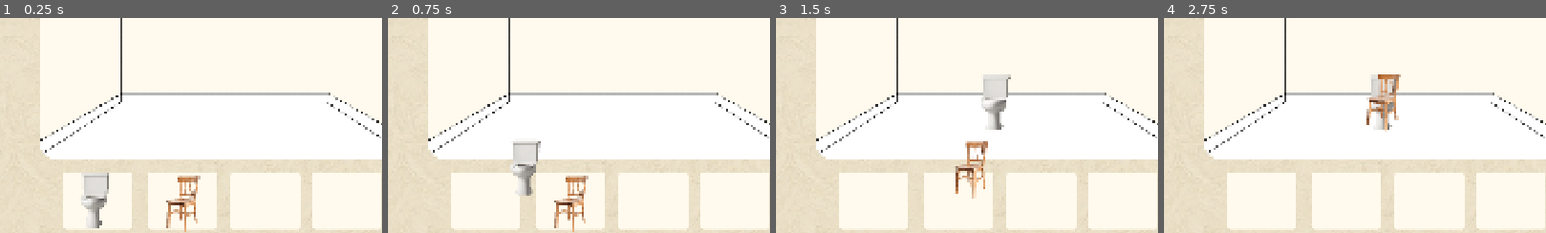
Above: before the commit, frames 1-4 (left to right).
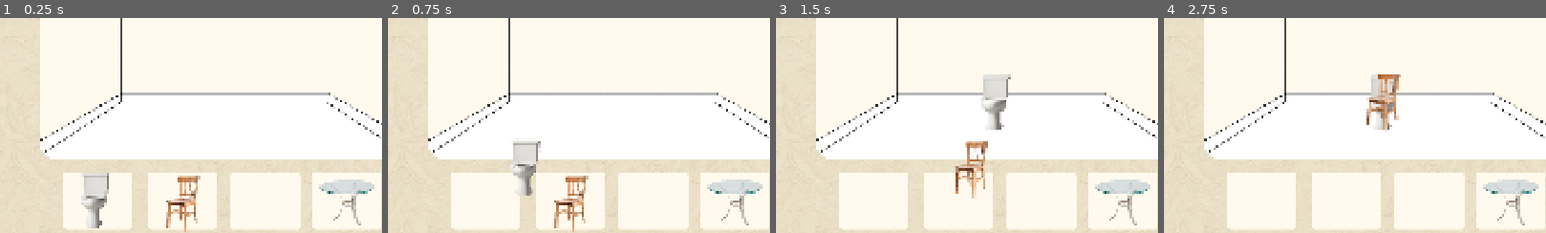
Above: after the commit, the same moments.

Repository: wgold152/hackathon
Game: Godot game, scene res://scenes/main.tscn
The game is run twice, just before and just after one commit, with the same random seed, the same clock (stepped at 60 frames per second) and the same inputs.
Inputs (mouse positions are % of the whole screen's width and height, from its top left):
- Up to frame 1 (0.25 s): no input
- Up to frame 2 (0.75 s): tap Enter at 0.5 s; drag from (34, 73) to (50, 50) at 0.52 s
- Up to frame 3 (1.5 s): tap Space at 1.25 s; drag from (45, 74) to (50, 50) at 1.27 s
- Up to frame 4 (2.75 s): tap Enter at 2 s; move the mouse to (60, 28) at 2.02 s; click (60, 28) at 2.17 s
The pictures show only the part of the screen within x 21-71%, y 30-80%; the shares and areas given below are measured in that part.

The runs differ from the first frame. In frame 1, 1.0% of the frame differs, in the area x 83-98%, y 75-97%; in frame 2, 1.0%; in frame 3, 1.0%; in frame 4, 1.0%.

Commit message:
glass table n shit

Diff:
--- a/project.godot
+++ b/project.godot
@@ -37,6 +37,7 @@
 "Room Area"="Area we can place objects"
 "Floor Area"="The floor"
 "Roof Area"="Roof"
+"Room Window"=""
 
 [physics]
 
--- a/scenes/furniture/bed.tscn
+++ b/scenes/furniture/bed.tscn
@@ -4,6 +4,9 @@
 
 [sub_resource type="RectangleShape2D" id="RectangleShape2D_hk511"]
 size = Vector2(145, 85)
+
+[sub_resource type="RectangleShape2D" id="RectangleShape2D_4xqv3"]
+size = Vector2(145, 20)
 
 [node name="Bed" type="Area2D" unique_id=851722151]
 
@@ -12,3 +15,9 @@
 
 [node name="CollisionShape2D" type="CollisionShape2D" parent="." unique_id=850209902]
 shape = SubResource("RectangleShape2D_hk511")
+
+[node name="Ground" type="Area2D" parent="." unique_id=715659869]
+
+[node name="CollisionShape2D" type="CollisionShape2D" parent="Ground" unique_id=1061345159]
+position = Vector2(1, 33)
+shape = SubResource("RectangleShape2D_4xqv3")
--- a/scenes/furniture/glass_table.tscn
+++ b/scenes/furniture/glass_table.tscn
@@ -1,14 +1,17 @@
 [gd_scene format=3 uid="uid://cik48k8dcq884"]
 
-[ext_resource type="Script" uid="uid://bphlf2pm3q8l8" path="res://scripts/furniture.gd" id="1_mhli4"]
+[ext_resource type="Script" uid="uid://c4q5jd65lf3vk" path="res://scripts/glass_table.gd" id="1_2bo16"]
 [ext_resource type="Texture2D" uid="uid://bvjxpvetp2gei" path="res://sprites/glass_table.png" id="2_2bo16"]
-[ext_resource type="AudioStream" uid="uid://cictpmxhw51ax" path="res://audio/sound_effects/Glass table.mp3" id="3_2bo16"]
+[ext_resource type="AudioStream" uid="uid://wj81kpigbe3h" path="res://audio/sound_effects/Glass shattering.mp3" id="3_2bo16"]
 
 [sub_resource type="RectangleShape2D" id="RectangleShape2D_hk511"]
 size = Vector2(145, 120)
 
+[sub_resource type="RectangleShape2D" id="RectangleShape2D_2bo16"]
+size = Vector2(145, 20)
+
 [node name="GlassTable" type="Area2D" unique_id=1121474194]
-script = ExtResource("1_mhli4")
+script = ExtResource("1_2bo16")
 
 [node name="Sprite2D" type="Sprite2D" parent="." unique_id=940353369]
 texture = ExtResource("2_2bo16")
@@ -19,3 +22,9 @@
 
 [node name="AudioStreamPlayer2D" type="AudioStreamPlayer2D" parent="." unique_id=1362693559]
 stream = ExtResource("3_2bo16")
+
+[node name="Ground" type="Area2D" parent="." unique_id=1748665629]
+
+[node name="CollisionShape2D" type="CollisionShape2D" parent="Ground" unique_id=945364504]
+position = Vector2(0, 62)
+shape = SubResource("RectangleShape2D_2bo16")
--- a/scenes/furniture/padded_chair.tscn
+++ b/scenes/furniture/padded_chair.tscn
@@ -4,6 +4,9 @@
 
 [sub_resource type="RectangleShape2D" id="RectangleShape2D_hk511"]
 size = Vector2(100, 145)
+
+[sub_resource type="RectangleShape2D" id="RectangleShape2D_lejqs"]
+size = Vector2(101, 20)
 
 [node name="PaddedChair" type="Area2D" unique_id=2031021918]
 
@@ -13,3 +16,9 @@
 [node name="CollisionShape2D" type="CollisionShape2D" parent="." unique_id=1089814165]
 position = Vector2(5, 0)
 shape = SubResource("RectangleShape2D_hk511")
+
+[node name="Ground" type="Area2D" parent="." unique_id=90574781]
+
+[node name="CollisionShape2D" type="CollisionShape2D" parent="Ground" unique_id=481781754]
+position = Vector2(4.5, 62)
+shape = SubResource("RectangleShape2D_lejqs")
--- a/scenes/furniture/toilet.tscn
+++ b/scenes/furniture/toilet.tscn
@@ -6,6 +6,9 @@
 
 [sub_resource type="RectangleShape2D" id="RectangleShape2D_hk511"]
 size = Vector2(75, 145)
+
+[sub_resource type="RectangleShape2D" id="RectangleShape2D_gdirl"]
+size = Vector2(75, 20)
 
 [node name="Toilet" type="Area2D" unique_id=118146050]
 script = ExtResource("1_gdirl")
@@ -18,3 +21,9 @@
 
 [node name="AudioStreamPlayer2D" type="AudioStreamPlayer2D" parent="." unique_id=626109556]
 stream = ExtResource("2_gdirl")
+
+[node name="Ground" type="Area2D" parent="." unique_id=100060308]
+
+[node name="CollisionShape2D" type="CollisionShape2D" parent="Ground" unique_id=1144838037]
+position = Vector2(0.5, 62)
+shape = SubResource("RectangleShape2D_gdirl")
--- a/scenes/furniture/wooden_bed.tscn
+++ b/scenes/furniture/wooden_bed.tscn
@@ -5,6 +5,9 @@
 
 [sub_resource type="RectangleShape2D" id="RectangleShape2D_hk511"]
 size = Vector2(145, 100)
+
+[sub_resource type="RectangleShape2D" id="RectangleShape2D_mj43k"]
+size = Vector2(145, 20)
 
 [node name="WoodenBed" type="Area2D" unique_id=395229060]
 script = ExtResource("1_mj43k")
@@ -15,3 +18,9 @@
 [node name="CollisionShape2D" type="CollisionShape2D" parent="." unique_id=666651186]
 position = Vector2(0, 6)
 shape = SubResource("RectangleShape2D_hk511")
+
+[node name="Ground" type="Area2D" parent="." unique_id=719831058]
+
+[node name="CollisionShape2D" type="CollisionShape2D" parent="Ground" unique_id=1014479364]
+position = Vector2(1, 45)
+shape = SubResource("RectangleShape2D_mj43k")
--- a/scenes/furniture/wooden_chair.tscn
+++ b/scenes/furniture/wooden_chair.tscn
@@ -5,6 +5,9 @@
 
 [sub_resource type="RectangleShape2D" id="RectangleShape2D_ntio1"]
 size = Vector2(85, 145)
+
+[sub_resource type="RectangleShape2D" id="RectangleShape2D_bsxy8"]
+size = Vector2(85, 20)
 
 [node name="WoodenChair" type="Area2D" unique_id=1491436941]
 script = ExtResource("1_b53fd")
@@ -14,3 +17,9 @@
 
 [node name="CollisionShape2D2" type="CollisionShape2D" parent="." unique_id=826257883]
 shape = SubResource("RectangleShape2D_ntio1")
+
+[node name="Ground" type="Area2D" parent="." unique_id=1604393178]
+
+[node name="CollisionShape2D" type="CollisionShape2D" parent="Ground" unique_id=1374235656]
+position = Vector2(0.5, 61)
+shape = SubResource("RectangleShape2D_bsxy8")
--- a/scenes/furniture/wooden_table.tscn
+++ b/scenes/furniture/wooden_table.tscn
@@ -5,6 +5,9 @@
 
 [sub_resource type="RectangleShape2D" id="RectangleShape2D_hk511"]
 size = Vector2(145, 85)
+
+[sub_resource type="RectangleShape2D" id="RectangleShape2D_yd8dh"]
+size = Vector2(145, 20)
 
 [node name="WoodenTable" type="Area2D" unique_id=1990066293]
 script = ExtResource("1_yd8dh")
@@ -15,3 +18,9 @@
 [node name="CollisionShape2D" type="CollisionShape2D" parent="." unique_id=2059407678]
 position = Vector2(0, 12)
 shape = SubResource("RectangleShape2D_hk511")
+
+[node name="Ground" type="Area2D" parent="." unique_id=1714247778]
+
+[node name="CollisionShape2D" type="CollisionShape2D" parent="Ground" unique_id=1194412648]
+position = Vector2(1, 45)
+shape = SubResource("RectangleShape2D_yd8dh")
--- a/scenes/main.tscn
+++ b/scenes/main.tscn
@@ -10,6 +10,7 @@
 [ext_resource type="Texture2D" uid="uid://s23egfx3fwvx" path="res://sprites/roof.png" id="6_ya4ey"]
 [ext_resource type="Texture2D" uid="uid://cievb5rel8a6" path="res://sprites/wall_creases.png" id="7_eb6dy"]
 [ext_resource type="Texture2D" uid="uid://irnhr6aogit0" path="res://sprites/trim.png" id="8_trceg"]
+[ext_resource type="PackedScene" uid="uid://cik48k8dcq884" path="res://scenes/furniture/glass_table.tscn" id="11_ya4ey"]
 
 [node name="main" type="Node" unique_id=1407008599]
 script = ExtResource("1_tefeu")
@@ -26,7 +27,7 @@
 position = Vector2(960, 540)
 texture = ExtResource("2_jyhfs")
 
-[node name="RoomWindow" type="Sprite2D" parent="." unique_id=606757562]
+[node name="RoomWindow" type="Sprite2D" parent="." unique_id=606757562 groups=["Room Window"]]
 z_index = -9
 position = Vector2(960, 540)
 texture = ExtResource("3_tbgi4")
@@ -68,3 +69,6 @@
 [node name="CollisionPolygon2D" type="CollisionPolygon2D" parent="RoofArea" unique_id=900456277]
 position = Vector2(960, 540)
 polygon = PackedVector2Array(-411, -463, -411, -460.8, -423.7, -457, -429.5, -457, -440, -442.6, -440, -437.2, -252, -321.2, -252, -318, 269, -317, 271.40002, -317, 467.40002, -435, 470.5, -435, 472.90002, -441.6, 459, -453.3, 459, -456, 437, -461.1, 437, -463)
+
+[node name="GlassTable" parent="." unique_id=1121474194 instance=ExtResource("11_ya4ey")]
+position = Vector2(1284, 782)
--- a/scripts/furniture.gd
+++ b/scripts/furniture.gd
@@ -1,26 +1,30 @@
 extends Area2D
+class_name Furniture
 
 var dragging := false
 var old_mouse := Vector2.ZERO
 var last_position : Vector2
 var floorArea : Area2D
+var ground : Area2D
 
 # Called when the node enters the scene tree for the first time.
 func _ready() -> void:
 	input_event.connect(drag)
 	last_position = position
 	floorArea = get_tree().get_first_node_in_group("Floor Area")
+	ground = get_node("Ground")
 
 func drag(_viewport, event : InputEvent, _idx) -> void:
 	if (event is InputEventMouseButton):
 		dragging = event.pressed
 		if (!event.pressed):
-			if (!self in floorArea.get_overlapping_areas()):
+			if (!ground in floorArea.get_overlapping_areas()):
 				position = last_position
 			else:
 				last_position = position
-			if (has_node("AudioStreamPlayer2D")):
-				get_node("AudioStreamPlayer2D").play()
+				if (has_node("AudioStreamPlayer2D")):
+					get_node("AudioStreamPlayer2D").play()
+
 
 # Called every frame. 'delta' is the elapsed time since the previous frame.
 func _process(_delta: float) -> void:
--- /dev/null
+++ b/scripts/glass_table.gd
@@ -0,0 +1,15 @@
+extends Furniture
+
+func drag(_viewport, event : InputEvent, _idx) -> void:
+	if (event is InputEventMouseButton):
+		dragging = event.pressed
+		if (!event.pressed):
+			if (!ground in floorArea.get_overlapping_areas()):
+				position = last_position
+			else:
+				queue_free()
+				if (has_node("AudioStreamPlayer2D")):
+					var streamer : AudioStreamPlayer2D = get_node("AudioStreamPlayer2D")
+					streamer.play()
+					streamer.reparent(get_parent())
+					streamer.finished.connect(streamer.queue_free)
--- /dev/null
+++ b/scripts/paint_can.gd
@@ -0,0 +1,36 @@
+extends Furniture
+
+@export var colour : Color
+var roomArea : Area2D
+var roofArea : Area2D
+var roomWindow : Node2D
+
+func _ready() -> void:
+	input_event.connect(drag)
+	last_position = position
+	floorArea = get_tree().get_first_node_in_group("Floor Area")
+	roomArea = get_tree().get_first_node_in_group("Room Area")
+	roofArea = get_tree().get_first_node_in_group("Roof Area")
+	roomWindow = get_tree().get_first_node_in_group("Room Window")
+
+
+func drag(_viewport, event : InputEvent, _idx) -> void:
+	if (event is InputEventMouseButton):
+		dragging = event.pressed
+		if (!event.pressed):
+			if (self in floorArea.get_overlapping_areas()):
+				var roomFloor : Sprite2D = roomWindow.get_node("Floor")
+				if (roomFloor):
+					roomFloor.self_modulate = colour
+			elif (self in roofArea.get_overlapping_areas()):
+				var roof : Sprite2D = roomWindow.get_node("Roof")
+				if (roof):
+					roof.self_modulate = colour
+			elif (self in roomArea.get_overlapping_areas()):
+				roomWindow.self_modulate = colour
+			else:
+				position = last_position
+				return
+			queue_free()
+			if (has_node("AudioStreamPlayer2D")):
+					get_node("AudioStreamPlayer2D").play()
Not shown, added: scripts/glass_table.gd.uid
Not shown, added: scripts/paint_can.gd.uid
